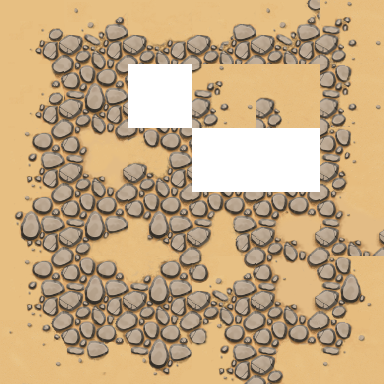
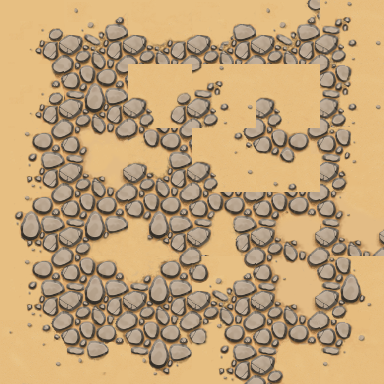
Revision of a layered 384 × 384 image; what changed, layer by layer:
added layer "3UR" in group "Rocky" over [left=192, top=128, right=256, bottom=192]
added layer "3 UR" in group "Rocky" over [left=192, top=128, right=256, bottom=192]
added layer "3 LR" in group "Rocky" over [left=128, top=64, right=192, bottom=128]
added layer "Pasted Layer" in group "Rocky" over [left=256, top=128, right=320, bottom=192]
